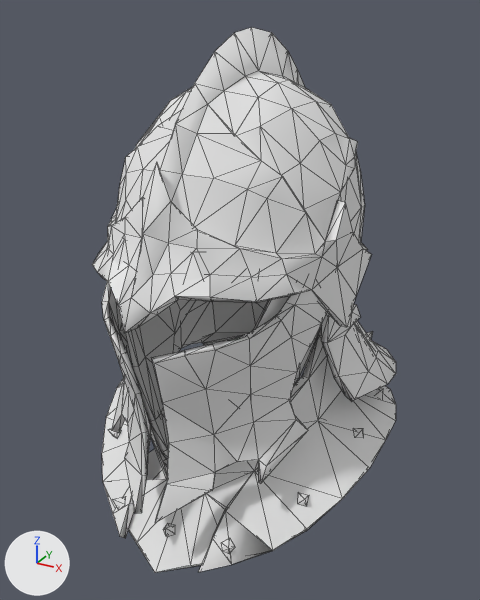
The glTF model godot-client/assets/actors/native/equipment/variants/glasswarden_male/knightly_headgear_04.glb, before and after one commit.
Before and after are seen from a camera (50 mm lens) standing at (0.343, -0.561, 0.284) and looking at (0.003, 0.056, -0.025). Every picture has the same lights, and +X, +Y and +Z are marked at lower left. The older version comes first. Mesh edges are drawn as thin lines. Vertices at exactly the same position are counted once.

Objects in the first picture: 'Knight Sallet'.
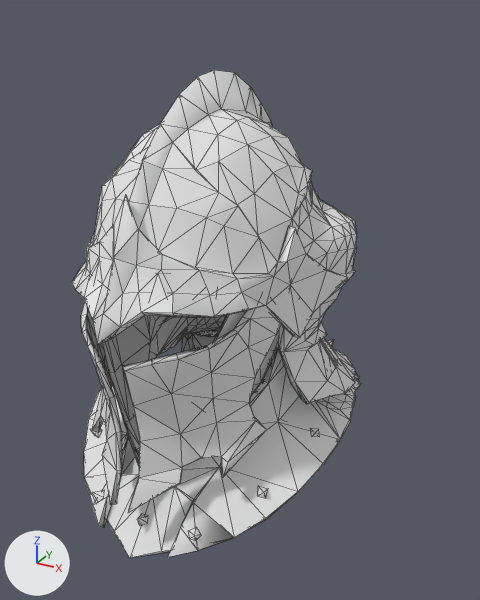
Changed parts and their boxes (x1, y1, x2, y2) in the pictures (480 x 600 px; the box of a moved part takes in the faces that stretch with it):
'Knight Sallet', reshaped (11% shorter)
    before: (92, 27, 396, 573)
    after: (72, 70, 361, 558)
part 1 of me_knight_sallet, moved or reshaped (mostly hidden)
    before: (367, 331, 373, 339)
    after: (328, 339, 334, 346)
part 2 of me_knight_sallet, moved or reshaped
    before: (163, 523, 175, 537)
    after: (137, 514, 148, 526)
part 3 of me_knight_sallet, moved or reshaped
    before: (108, 429, 121, 438)
    after: (90, 429, 102, 437)
part 4 of me_knight_sallet, moved or reshaped
    before: (354, 428, 364, 437)
    after: (311, 428, 320, 436)
part 5 of me_knight_sallet, moved or reshaped (not visible afterwards)
    before: (376, 389, 383, 397)
part 6 of me_knight_sallet, moved or reshaped
    before: (112, 497, 124, 508)
    after: (92, 490, 103, 501)
part 7 of me_knight_sallet, moved or reshaped
    before: (222, 539, 235, 553)
    after: (189, 528, 200, 540)
part 8 of me_knight_sallet, moved or reshaped
    before: (298, 493, 309, 506)
    after: (258, 486, 268, 498)
part 9 of me_knight_sallet, rebuilt (6% narrower, 11% shorter)
    before: (92, 27, 396, 523)
    after: (72, 70, 357, 513)
part 10 of me_knight_sallet, rebuilt (11% shorter)
    before: (102, 300, 396, 573)
    after: (84, 315, 361, 558)
part 11 of me_knight_sallet, rebuilt
    before: (126, 296, 322, 459)
    after: (103, 311, 279, 455)

Patch to the scene script:
```diff
--- a/godot-client/assets/actors/native/equipment/variants/glasswarden_male/knightly_headgear_04.glb.py
+++ b/godot-client/assets/actors/native/equipment/variants/glasswarden_male/knightly_headgear_04.glb.py
@@ me_knight_sallet @@
 # used by ob_knight_sallet; location = (0.0, 0.0, 0.0)
-me_knight_sallet.from_pydata(...)  # 852 vertices, 1570 faces; spans x -0.182..0.182, y -0.148..0.31, z -0.281..0.266
+me_knight_sallet.from_pydata(...)  # 1809 vertices, 3463 faces; spans x -0.153..0.152, y -0.184..0.198, z -0.225..0.23
+# me_knight_sallet part 1: the loose piece of 7 vertices spanning x 0.101..0.112, y 0.215..0.229, z -0.128..-0.114 is scaled about its middle by 0.833, then moved by (-0.018, -0.098, 0.029)
+# me_knight_sallet part 2: the loose piece of 7 vertices spanning x -0.008..0.007, y -0.106..-0.094, z -0.248..-0.234 is scaled about its middle by 0.833, then moved by (0.0, -0.044, 0.049)
+# me_knight_sallet part 3: the loose piece of 6 vertices spanning x -0.134..-0.121, y -0.034..-0.018, z -0.209..-0.194 is scaled about its middle by 0.833, then moved by (0.021, -0.056, 0.042)
+# me_knight_sallet part 4: the loose piece of 6 vertices spanning x 0.146..0.16, y 0.059..0.074, z -0.169..-0.155 is scaled about its middle by 0.833, then moved by (-0.026, -0.072, 0.035)
+# me_knight_sallet part 5: the loose piece of 6 vertices spanning x 0.14..0.155, y 0.146..0.162, z -0.167..-0.154 is scaled about its middle by 0.833, then moved by (-0.019, -0.085, 0.051)
+# me_knight_sallet part 6: the loose piece of 6 vertices spanning x -0.078..-0.064, y -0.099..-0.085, z -0.248..-0.232 is scaled about its middle by 0.833, then moved by (0.012, -0.045, 0.048)
+# me_knight_sallet part 7: the loose piece of 7 vertices spanning x 0.062..0.077, y -0.1..-0.085, z -0.247..-0.232 is scaled about its middle by 0.833, then moved by (-0.012, -0.045, 0.048)
+# me_knight_sallet part 8: the loose piece of 6 vertices spanning x 0.119..0.132, y -0.034..-0.019, z -0.209..-0.194 is scaled about its middle by 0.833, then moved by (-0.021, -0.056, 0.042)
+# me_knight_sallet part 9: the loose piece of 475 vertices spanning x -0.169..0.169, y -0.148..0.31, z -0.197..0.266 is rebuilt with 586 vertices and now spans x -0.145..0.145, y -0.184..0.198, z -0.156..0.23
+# me_knight_sallet part 10: the loose piece of 151 vertices spanning x -0.182..0.182, y -0.129..0.309, z -0.281..-0.032 is rebuilt with 831 vertices and now spans x -0.153..0.152, y -0.168..0.197, z -0.225..-0.019
+# me_knight_sallet part 11: the loose piece of 120 vertices spanning x -0.124..0.122, y -0.088..0.222, z -0.199..0.217 is rebuilt with 286 vertices and now spans x -0.128..0.127, y -0.134..0.124, z -0.157..0.189
+# other edits to the shape of me_knight_sallet do not show in these pictures
 me_knight_sallet.materials.append(mat_knight_sallet_base)
```
